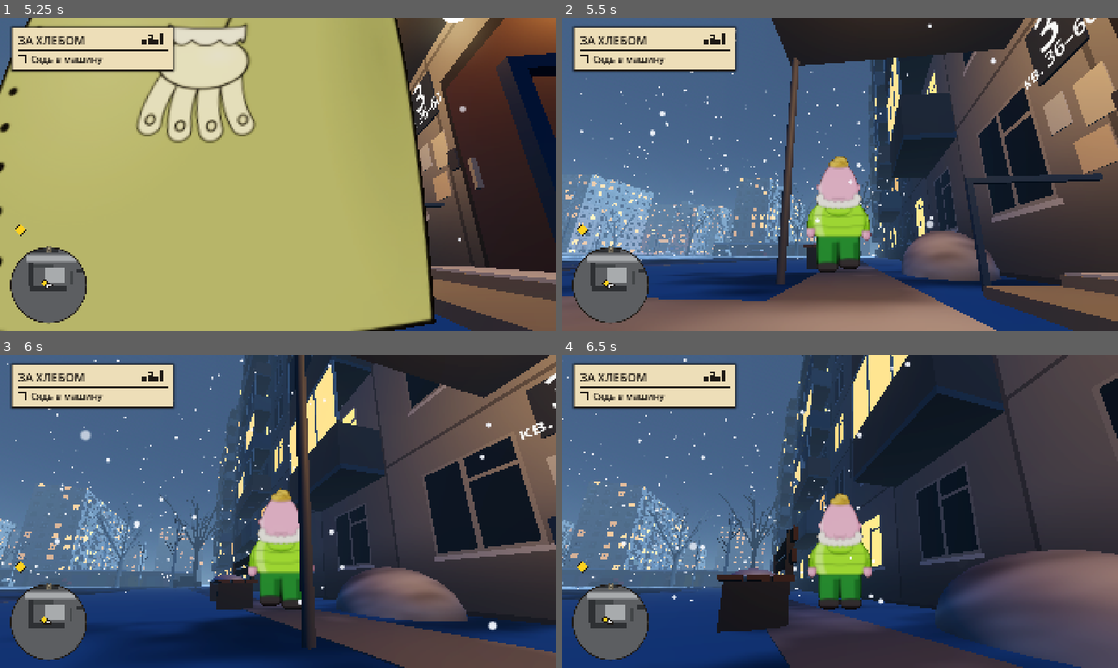
Above: before the commit, frames 1-4 (two rows, left to right).
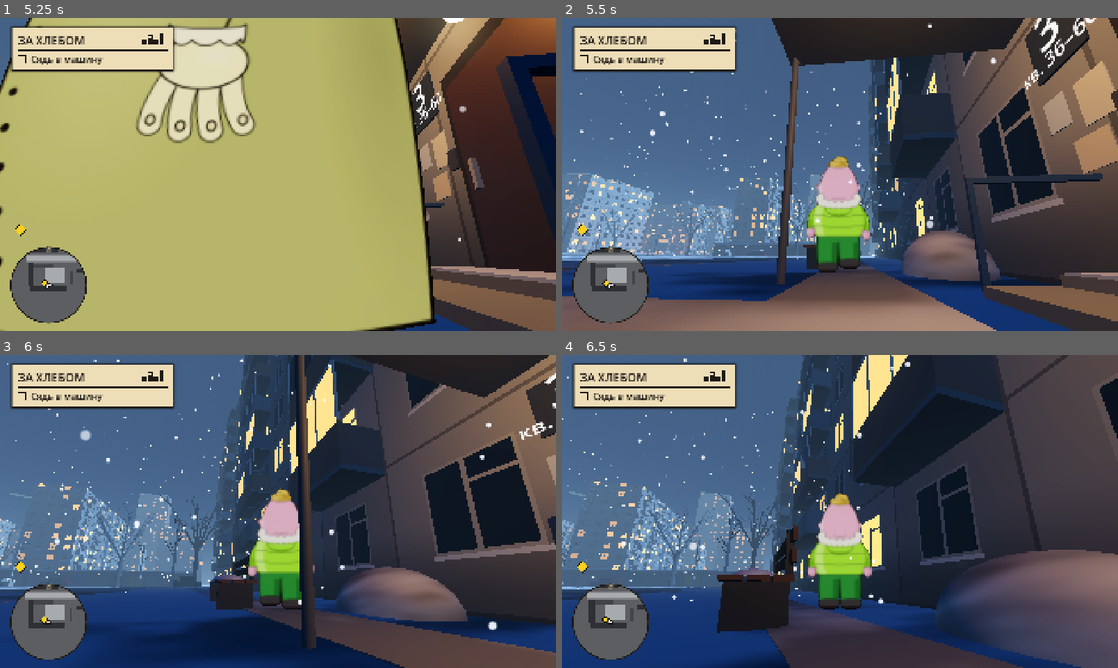
Above: after the commit, the same moments.

Repository: NorthArea/shkya
Game: Godot game, scene res://game/main.tscn
Same seed, same stepped clock (60 frames per second), same inputs: the game is played once before the commit and once after it. Sound files missing from this copy of the repository are replaced by a short silence.
Inputs (mouse positions are in pixels of both pictures, inside the frame that each line leads up to):
- Up to frame 1 (5.25 s): click "НАЧАТЬ" at 0.5 s; tap Enter (ui_accept) at 1.25, 1.52, 2.27, 4.52 s; move the mouse to (305, 174) at 1.27 s; hold E (interact) 1.28-2.03 s; hold W (move_forward) 1.28-3.5 s; click (305, 174) at 1.42 s; move the mouse to (250, 174) at 2.02 s; tap E (interact) at 2.1, 5.1 s; move the mouse to (289, 168) at 2.77 s; hold E (interact) 2.78-3.5 s; drag from (250, 237) to (111, 127) at 3.52 s; move the mouse to (444, 221) at 4.27 s; hold A (move_left) 4.28-5.03 s; hold E (interact) 4.28-5.03 s; move the mouse to (233, 171) at 5.02 s; hold W (move_forward) from 5.03 s (still down)
- Up to frame 2 (5.5 s): keep holding W (move_forward); tap Enter (ui_accept) at 5.27 s
- Up to frame 3 (6 s): keep holding W (move_forward); move the mouse to (283, 511) at 5.77 s; hold E (interact) from 5.78 s (still down); click (283, 511) at 5.92 s
- Up to frame 4 (6.5 s): keep holding W (move_forward); keep holding E (interact)

Frame 1 is identical in both runs. In frame 2, 0.1% of the frame differs, in the area x 0-47%, y 49-60%; in frame 3, 0.4%; in frame 4, 0.4%, in the area x 1-31%, y 43-69%.

Commit message:
ART-05: P3 по сверке ART-04 — краны и башни на горизонте, «ГОСТИНИЦА» на крыше, оградка площадки, таблички домов, знак остановки

Diff:
--- a/game/world/level_geometry.gd
+++ b/game/world/level_geometry.gd
@@ -65,6 +65,8 @@
 	_build_kiosk_sign()
 	_build_wires()
 	_build_trails()
+	_build_house_plates()
+	_build_bus_stop()
 	_build_skyline()
 	_build_instances()
 
@@ -102,6 +104,8 @@
 				body.add_child(_bench(size))
 			else:
 				mesh.material_override = Materials.snow(0.1) if spec[0] == "Playground" else Materials.plain(Color(0.35, 0.25, 0.18))
+				if spec[0] == "Playground":
+					_playground_fence(body, size)
 		"parked_car":
 			mesh.queue_free()
 			body.add_child(_zhiguli(size, CAR_COLORS[index % CAR_COLORS.size()]))
@@ -554,10 +558,50 @@
 	spire.material_override = Materials.plain(Color(0.45, 0.42, 0.38), 0.6)
 	spire.position = Vector3(70, 67, -205)
 	add_child(spire)
+	# Буквы-короб на крыше башни, как в концепте 05 (сверка ART-04, P3 14): каркас и светящиеся буквы над парапетом.
+	var frame := Greybox.mesh_box(Vector3(22, 0.3, 0.3), Color.WHITE)
+	frame.material_override = Materials.plain(Color(0.15, 0.15, 0.16), 0.6)
+	frame.position = Vector3(70, 58.4, -194.3)
+	add_child(frame)
 	var hotel := _label("ГОСТИНИЦА", 260, Color(1.0, 0.92, 0.75))
-	hotel.pixel_size = 0.02
-	hotel.position = Vector3(70, 50, -193.9)
+	hotel.pixel_size = 0.016
+	hotel.position = Vector3(70, 60.6, -194.2)
 	add_child(hotel)
+	# Высокие башни 16–25 этажей и башенные краны на горизонте (черта 20).
+	for spec in [[Vector3(-150, 0, -40), Vector3(20, 52, 20), 201], [Vector3(160, 0, 70), Vector3(20, 64, 20), 202],
+			[Vector3(-60, 0, 175), Vector3(22, 48, 22), 203], [Vector3(150, 0, -150), Vector3(20, 70, 20), 204]]:
+		_backdrop(spec[0], spec[1], spec[2])
+	_crane(Vector3(-130, 0, -170), 62.0, 0.6)
+	_crane(Vector3(175, 0, 10), 55.0, 2.4)
+
+## Башенный кран силуэтом: решётчатая мачта, стрела и противовес, красный огонь наверху.
+func _crane(at: Vector3, height: float, yaw: float) -> void:
+	var root := Node3D.new()
+	root.name = "Crane"
+	root.position = at
+	root.rotation.y = yaw
+	add_child(root)
+	var steel := Materials.plain(Color(0.55, 0.45, 0.18), 0.7)
+	var mast := Greybox.mesh_box(Vector3(1.6, height, 1.6), Color.WHITE)
+	mast.material_override = steel
+	mast.position.y = height * 0.5
+	root.add_child(mast)
+	var jib := Greybox.mesh_box(Vector3(38, 1.2, 1.2), Color.WHITE)
+	jib.material_override = steel
+	jib.position = Vector3(14, height + 0.6, 0)
+	root.add_child(jib)
+	var weight := Greybox.mesh_box(Vector3(4, 2.2, 2), Color.WHITE)
+	weight.material_override = Materials.plain(Color(0.35, 0.35, 0.36), 0.8)
+	weight.position = Vector3(-8, height + 0.2, 0)
+	root.add_child(weight)
+	var cab := Greybox.mesh_box(Vector3(2.4, 2.4, 2.4), Color.WHITE)
+	cab.material_override = steel
+	cab.position = Vector3(1.5, height - 1.6, 0)
+	root.add_child(cab)
+	var light := Greybox.mesh_sphere(0.5, Color.WHITE)
+	light.material_override = Materials.plain(Color(1.0, 0.1, 0.05), 0.4, Color(1.0, 0.1, 0.05), 6.0)
+	light.position = Vector3(0, height + 3.0, 0)
+	root.add_child(light)
 
 func _backdrop(at: Vector3, size: Vector3, seed: int) -> void:
 	var mesh := Greybox.mesh_box(size, Color.WHITE)
@@ -846,3 +890,60 @@
 	instance.material_override = material
 	instance.cast_shadow = GeometryInstance3D.SHADOW_CASTING_SETTING_ON if shadows else GeometryInstance3D.SHADOW_CASTING_SETTING_OFF
 	add_child(instance)
+
+
+
+## Низкая трубная оградка, крашенная в красный и синий, по краю площадки — по её коллизии (черта 19, P3 15).
+func _playground_fence(body: Node3D, size: Vector3) -> void:
+	var colors := [Materials.plain(Color(0.62, 0.14, 0.10), 0.5), Materials.plain(Color(0.18, 0.30, 0.55), 0.5)]
+	var top := -size.y * 0.5 + 0.75
+	var i := 0
+	for edge in [[Vector3(size.x, 0, 0), Vector3(0, 0, size.z * 0.5)], [Vector3(size.x, 0, 0), Vector3(0, 0, -size.z * 0.5)],
+			[Vector3(0, 0, size.z), Vector3(size.x * 0.5, 0, 0)], [Vector3(0, 0, size.z), Vector3(-size.x * 0.5, 0, 0)]]:
+		var along: Vector3 = edge[0]
+		var at: Vector3 = edge[1]
+		var material: Material = colors[i % 2]
+		var rail := Greybox.mesh_box(Vector3(maxf(along.x, 0.05), 0.05, maxf(along.z, 0.05)), Color.WHITE)
+		rail.material_override = material
+		rail.position = at + Vector3(0, top, 0)
+		body.add_child(rail)
+		var n := int(along.length() / 1.5)
+		for k in n + 1:
+			var post := Greybox.mesh_box(Vector3(0.05, 0.75, 0.05), Color.WHITE)
+			post.material_override = material
+			post.position = at - along * 0.5 + along * (float(k) / n) + Vector3(0, top - 0.375, 0)
+			body.add_child(post)
+		i += 1
+
+## Синие таблички с номером дома на углах (черта 16, P3 16).
+func _build_house_plates() -> void:
+	for spec in [["ул. Ленина, 12", Vector3(-88.5, 3.0, 107.95), PI], ["ул. Ленина, 14", Vector3(41.5, 3.0, 59.95), PI],
+			["ул. Ленина, 9", Vector3(56.05, 3.0, 8.0), PI * 0.5], ["ул. Ленина, 11", Vector3(81.95, 3.0, 10.0), -PI * 0.5]]:
+		var plate := Greybox.mesh_box(Vector3(1.6, 0.42, 0.04), Color.WHITE)
+		plate.material_override = Materials.plain(Color(0.10, 0.22, 0.50), 0.5)
+		plate.position = spec[1]
+		plate.rotation.y = spec[2]
+		add_child(plate)
+		var label := _label(spec[0], 44, Color(0.95, 0.95, 0.95))
+		label.position = spec[1] + Basis(Vector3.UP, spec[2]) * Vector3(0, 0, 0.03)
+		label.rotation.y = spec[2]
+		add_child(label)
+
+## Знак остановки у площадки киоска: синий квадрат с белым автобусом на опоре контактной сети (черта 18, P3 17).
+func _build_bus_stop() -> void:
+	var pole: Vector2 = Layout.TROLLEY_POLES[2]
+	var root := Node3D.new()
+	root.name = "BusStopSign"
+	root.position = Vector3(pole.x + 0.16, 2.7, pole.y)
+	root.rotation.y = PI * 0.5   # к улице, на восток
+	add_child(root)
+	var board := Greybox.mesh_box(Vector3(0.6, 0.6, 0.03), Color.WHITE)
+	board.material_override = Materials.plain(Color(0.08, 0.30, 0.62), 0.5)
+	root.add_child(board)
+	var white := Materials.plain(Color(0.95, 0.95, 0.95), 0.6)
+	for part in [[Vector3(0.4, 0.2, 0.01), Vector3(0, 0.04, 0.02)], [Vector3(0.08, 0.08, 0.01), Vector3(-0.12, -0.1, 0.02)],
+			[Vector3(0.08, 0.08, 0.01), Vector3(0.12, -0.1, 0.02)]]:
+		var piece := Greybox.mesh_box(part[0], Color.WHITE)
+		piece.material_override = white
+		piece.position = part[1]
+		root.add_child(piece)
